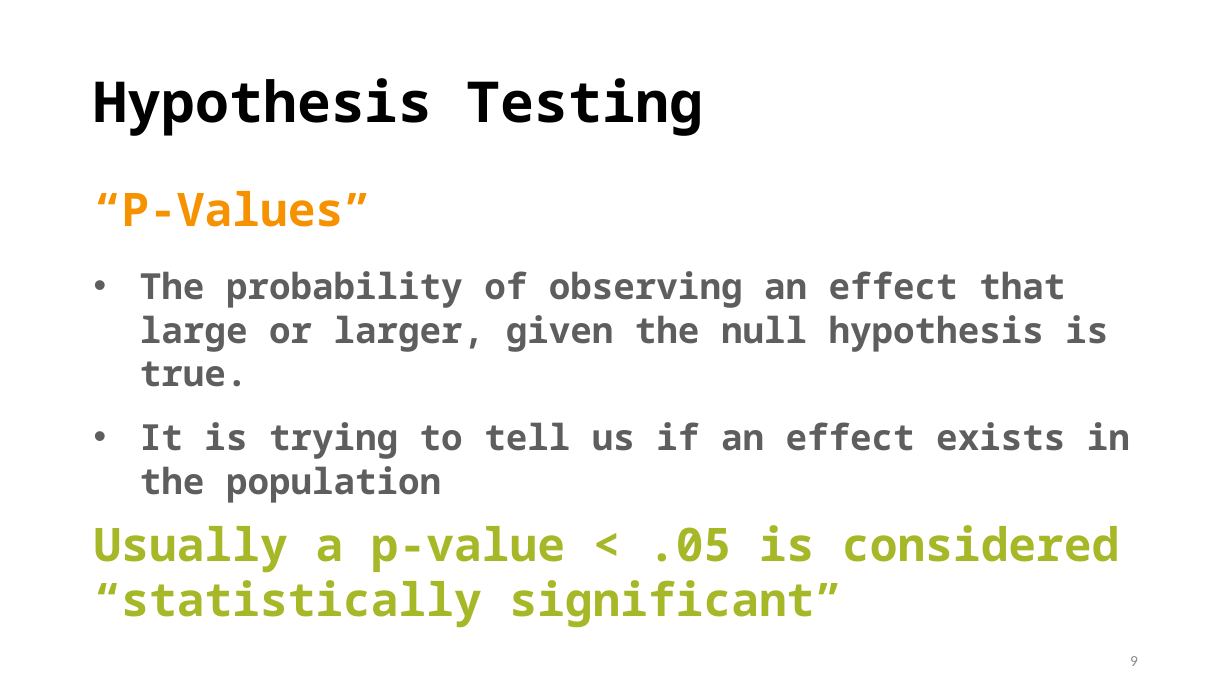
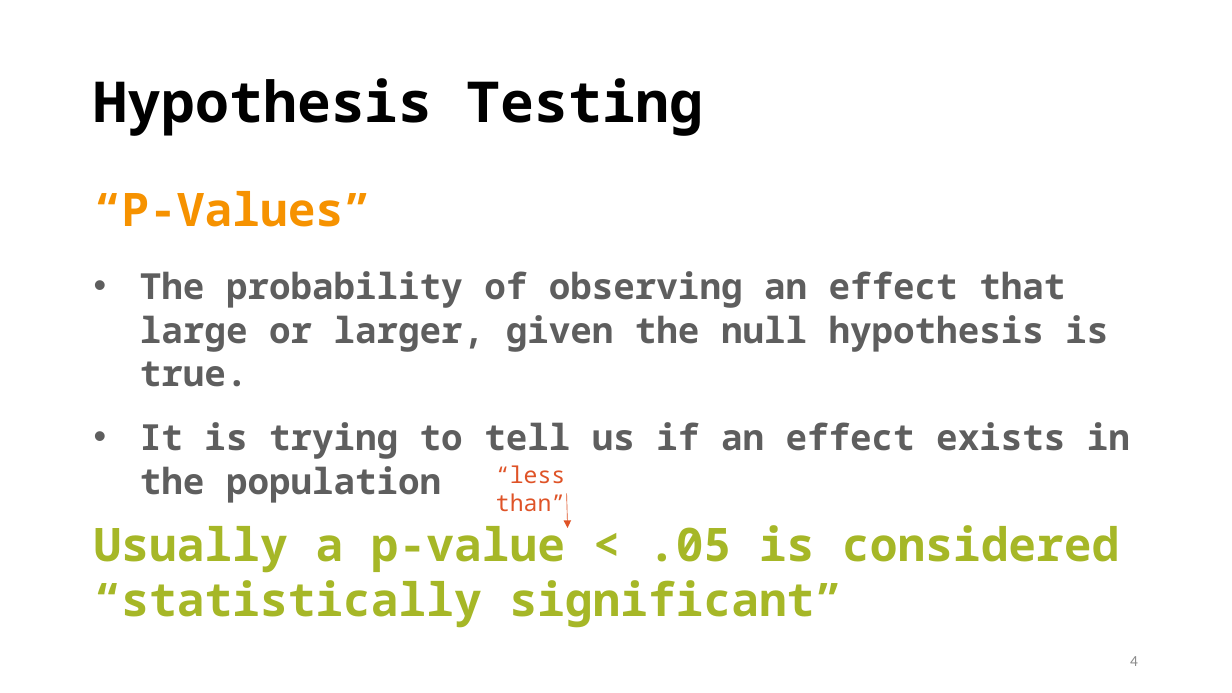
Before and after one commit to TysonStanley/EDU-6050, a slide deck: slide 4 of Slides/04_EDUC_6050_2018.pptx (slide 9 before the commit). Drawn at 1232x693 pixels with LibreOffice and Linux fonts; fonts in the diff are those of the drawing. Boxes give left, top, right and bottom in pixels: in the first picture for what was removed or moved away, otherwise in the second. Text is boxed around its words. In the diff, an @@ line names an element or a change of style, - is before the commit and + after.

```diff
--- a/Slides/04_EDUC_6050_2018.pptx
+++ b/Slides/04_EDUC_6050_2018.pptx
@@ text added at <box>496,465,565,512</box>, 18 pt, text #DF5327 @@
+“less than”
@@ arrow added from (567, 494) to (567, 528), #DF5327 0.5 pt @@
@@ page number at <box>1130,656,1138,666</box>: text changed @@
-9
+4
```
Also in this commit, not shown: 3 other slides changed, 2 slides added, 9 slides removed, 1 other file.
